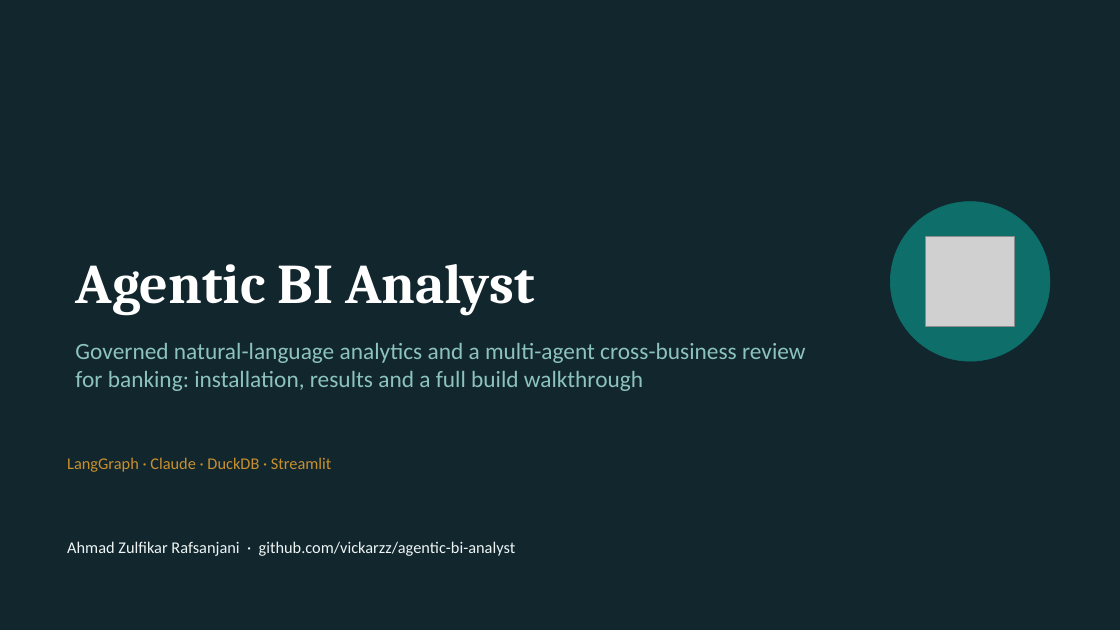
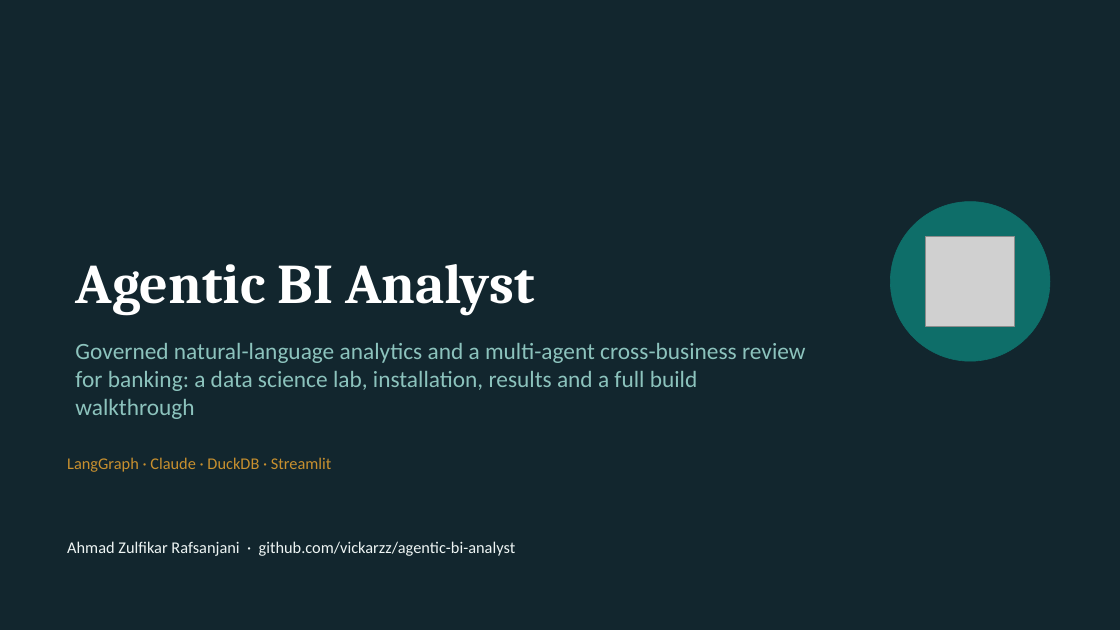
Before and after one commit to vickarzz/agentic-bi-analyst, a slide deck: slide 1 of docs/presentation/Agentic_BI_Analyst_Build_Guide.pptx. Drawn at 1120x630 pixels with LibreOffice and Linux fonts; fonts in the diff are those of the drawing; grey boxes stand for pictures. Boxes give left, top, right and bottom in pixels: in the first picture for what was removed or moved away, otherwise in the second. Text is boxed around its words. In the diff, an @@ line names an element or a change of style, - is before the commit and + after.

Commit message:
Add Data Science Lab: causal inference, churn model, forecasting, A/B testing, segmentation

```diff
--- a/docs/presentation/Agentic_BI_Analyst_Build_Guide.pptx
+++ b/docs/presentation/Agentic_BI_Analyst_Build_Guide.pptx
@@ text at <box>75,343,805,419</box>: text changed @@
-Governed natural-language analytics and a multi-agent cross-business review for banking: installation, results and a full build walkthrough
+Governed natural-language analytics and a multi-agent cross-business review for banking: a data science lab, installation, results and a full build walkthrough
```
Also in this commit, not shown: 9 other slides changed, 11 slides added, 47 other files.
